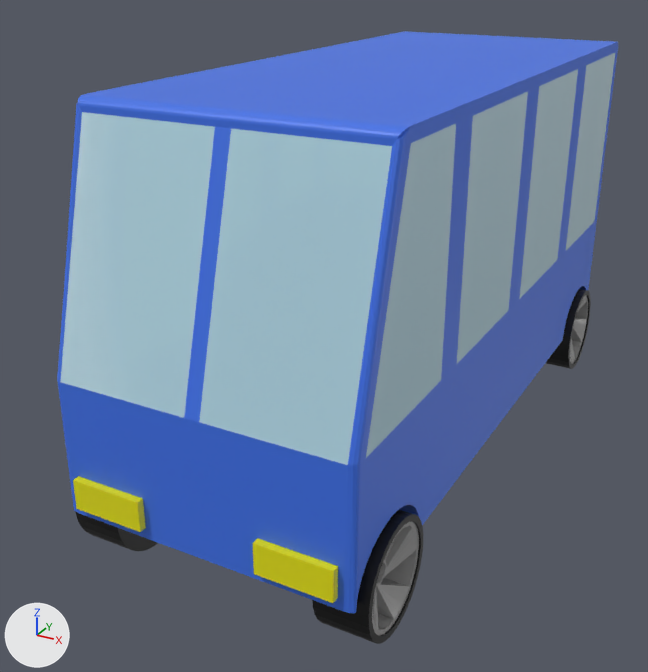
The Blender file bus/bus.blend: old version first, new version second.
Both versions are drawn from a 50 mm lens placed at (5.37, -11.8, 3.68), pointed at (-0.63, -0.88, -1.78). Lighting does not change. The marker at lower left points along +X, +Y and +Z.

The first picture shows 'back_wheel', 'busbody', 'front_wheel'.
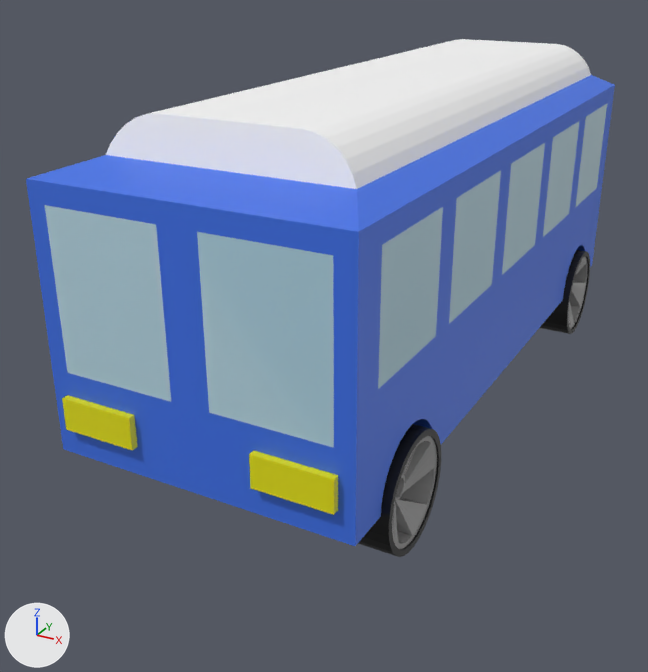
Commit message: [오자현] 버스 변경

What differs and where, as boxes (x1, y1, x2, y2) in the pictures (648 x 672 px):
'busbody', reshaped, moved, rescaled (13% shorter)
    before: (57, 32, 618, 614)
    after: (26, 39, 615, 546)
'front_wheel', deleted
    before: (75, 510, 423, 644)
    faces in mat_black (black #000000): (75, 510, 423, 644)
    faces in mat_steel (grey #a4a4a4): (372, 522, 419, 636)
'front_wheel.001', added
    after: (358, 424, 441, 557)
    faces in mat_steel (grey #a4a4a4): (392, 436, 437, 549)
    faces in mat_black (black #000000): (358, 424, 441, 557)
'back_wheel.001', added
    after: (540, 250, 590, 334)
    faces in mat_black (black #000000): (540, 250, 590, 334)
    faces in mat_steel (grey #a4a4a4): (568, 257, 588, 329)
'back_wheel', deleted
    before: (546, 289, 591, 369)
    faces in mat_black (black #000000): (546, 289, 591, 369)
    faces in mat_steel (grey #a4a4a4): (570, 295, 588, 364)
part 1 of me_cube_001, added (yellow)
    after: (249, 451, 338, 515)
part 2 of me_cube_001, added (yellow)
    after: (62, 395, 138, 450)
part 3 of me_cube_001, rebuilt (13% shorter)
    before: (57, 32, 618, 614)
    after: (26, 39, 615, 546)
part 4 of me_cube_001, deleted (yellow)
    before: (253, 538, 338, 603)
part 5 of me_cube_001, deleted (yellow)
    before: (73, 476, 146, 532)

The edits, one by one:
Material 'white' (mat_white) is new.
Its base color is (1.0, 1.0, 1.0) (white #ffffff).
me_cube_001 is used by ob_busbody; location (0.25, -1.04, -1.19); scale (2.0, 5.0, 2.5).
me_cube_001 had 371 vertices, 207 faces, 6 loose edges and spanned x -1.13..0.87, y -0.81..1.21, z -0.68..1.32.
me_cube_001 now has 392 vertices, 240 faces and spans x -1.0..1.0, y -1.02..1.0, z -1.0..1.0.
me_cube_001 part 1: a new loose piece, a box spanning x 0.4..0.9, y -1.02..-0.98, z -0.809..-0.601, in mat_yellow (yellow #e7e400).
me_cube_001 part 2: a new loose piece, a box spanning x -0.9..-0.4, y -1.02..-0.98, z -0.809..-0.601, in mat_yellow (yellow #e7e400).
me_cube_001 part 3: the loose piece of 355 vertices spanning x -1.13..0.87, y -0.79..1.21, z -0.68..1.32 is rebuilt with 376 vertices and now spans x -1.0..1.0, y -1.01..1.0, z -1.0..1.0.
me_cube_001 part 4: the loose piece of 8 vertices spanning x 0.27..0.77, y -0.81..-0.77, z -0.62..-0.45 is deleted.
me_cube_001 part 5: the loose piece of 8 vertices spanning x -1.03..-0.53, y -0.81..-0.77, z -0.62..-0.45 is deleted.
me_cube_001 now uses material mat_white (white #ffffff).
Mesh me_cylinder_003 is new.
It has 592 vertices, 532 faces and spans x -1.0..1.0, y -1.0..1.0, z -6.0..6.0.
Faces by material slot: [226, 306].
It uses material mat_black (black #000000).
It uses material mat_steel (grey #a4a4a4).
Mesh me_cylinder_002 is new.
It has 592 vertices, 532 faces and spans x -1.0..1.0, y -1.0..1.0, z -6.0..6.0.
Faces by material slot: [226, 306].
It uses material mat_black (black #000000).
It uses material mat_steel (grey #a4a4a4).
Object 'busbody' (ob_busbody) moves from (0.25, -1.04, -1.19) to (0.0, 0.0, 0.0).
Object 'busbody' (ob_busbody) is rescaled from (2.0, 5.0, 2.5) to (2.0, 5.0, 2.0).
Object 'front_wheel' (ob_front_wheel) is deleted.
Object 'back_wheel' (ob_back_wheel) is deleted.
Object 'back_wheel.001' (ob_back_wheel_001) is new; it shows me_cylinder_003.
Its location is (0.0, 3.65, -2.1).
Its rotation in degrees is (90, 0, 90).
Its scale is (0.75, 0.75, 0.35).
Object 'front_wheel.001' (ob_front_wheel_001) is new; it shows me_cylinder_002.
Its location is (0.0, -3.65, -2.1).
Its rotation in degrees is (90, 0, 90).
Its scale is (0.75, 0.75, 0.35).
